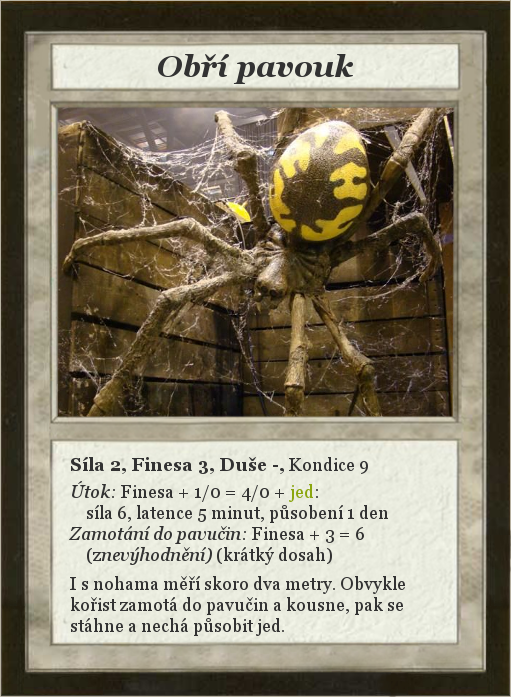
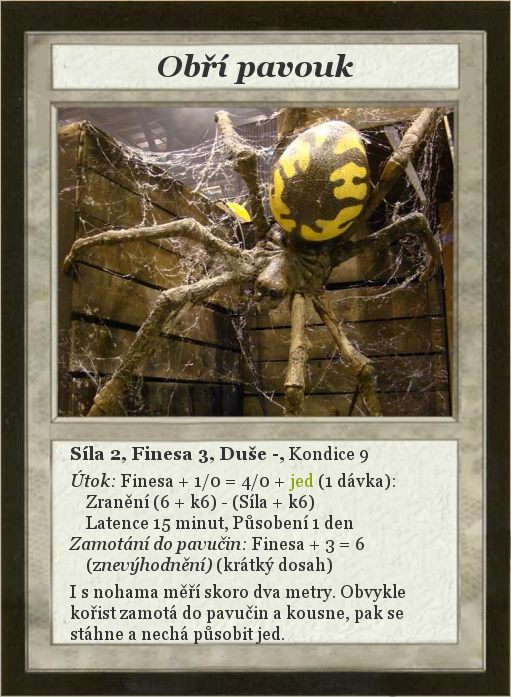
Layered file, before and after one edit (511×697). Changes by layer:
painted on "Síla 2, Finesa 3, Duše -, Kond..." over box(69, 446, 405, 644)
